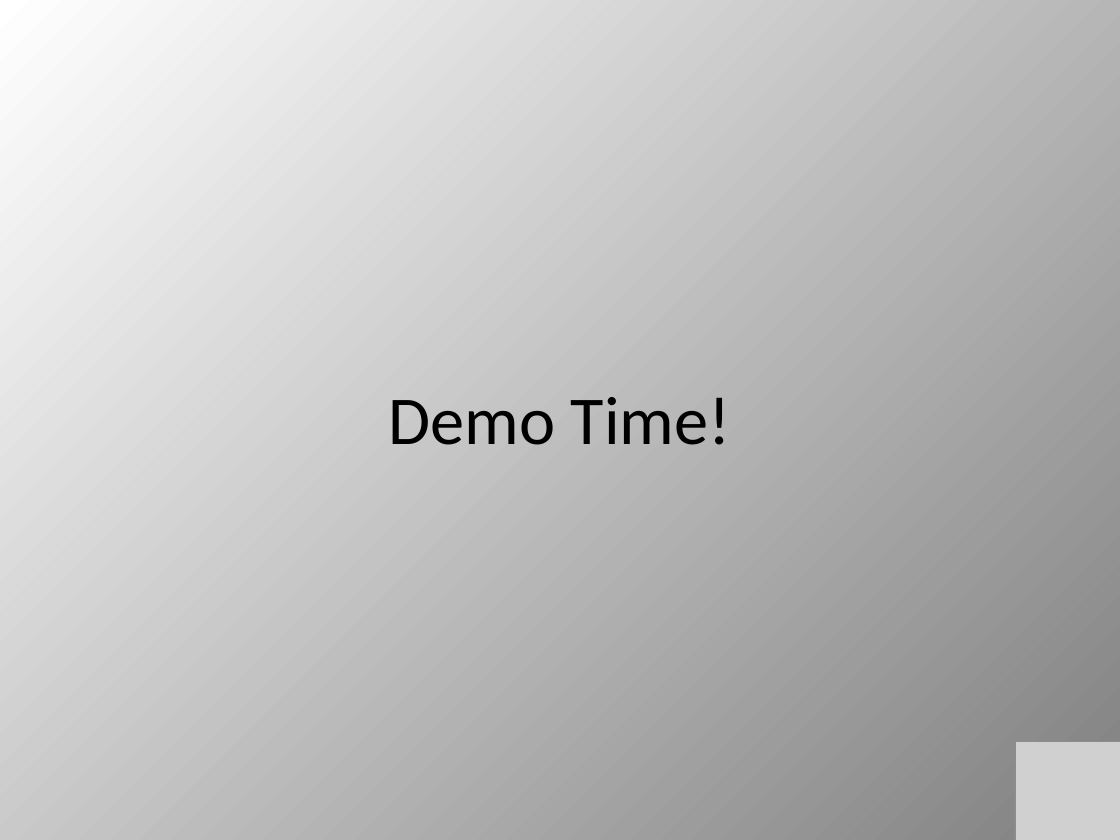
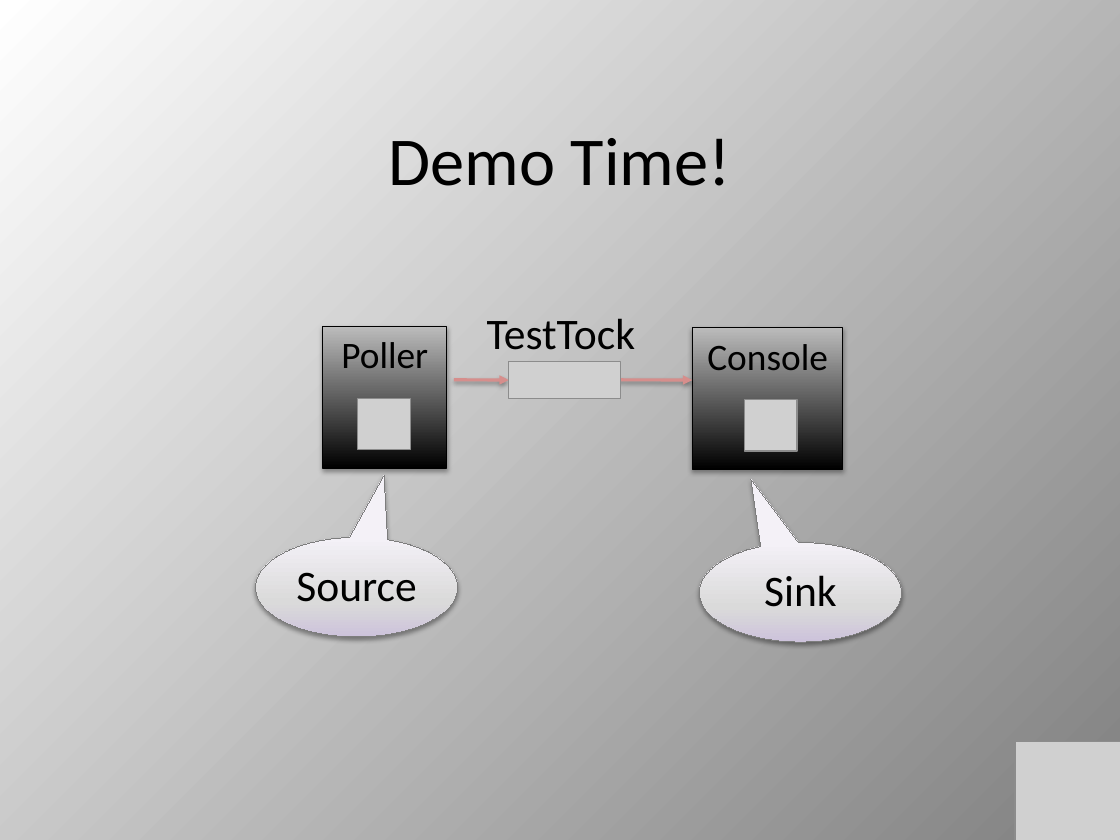
Before and after one commit to cppwfs/dataflowprimer, a slide deck: slide 7 of DataFlow1.pptx. Drawn at 1120x840 pixels with LibreOffice and Linux fonts; fonts in the diff are those of the drawing; grey boxes stand for pictures. Boxes give left, top, right and bottom in pixels: in the first picture for what was removed or moved away, otherwise in the second. Text is boxed around its words. In the diff, an @@ line names an element or a change of style, - is before the commit and + after.

Commit message:
Updated Presentation

```diff
--- a/DataFlow1.pptx
+++ b/DataFlow1.pptx
@@ title "Demo Time!": place and size @@
-title "Demo Time!" at [389,397,731,445]
+title "Demo Time!" at [389,138,731,186]
@@ rectangle added at [323,326,447,468], fill gradient #000000 to #BDBDBD, outline #000000 0.75 pt, 24 pt, text #000000 @@
+Poller
@@ text added at [487,318,636,350], 28 pt, text #000000 @@
+TestTock
@@ rectangle added at [692,327,842,469], fill gradient #000000 to #BDBDBD, outline #000000 0.75 pt, 24 pt, text #000000 @@
+Console
@@ arrow added from (454, 380) to (508, 380), #D68E8C 2 pt @@
@@ picture added at [508,362,620,399] @@
@@ arrow added from (600, 380) to (692, 380), #D68E8C 2 pt @@
@@ picture added at [357,399,410,450] @@
@@ picture added at [744,400,796,451] @@
@@ speech bubble added at [255,538,458,637], fill gradient #CDC3DB to #DADADA to #F4F1F7, outline #7D7D7D 0.75 pt, 28 pt, text #000000 @@
+Source
@@ speech bubble added at [699,542,902,642], fill gradient #CDC3DB to #DADADA to #F4F1F7, outline #7D7D7D 0.75 pt, 28 pt, text #000000 @@
+Sink
```
Also in this commit, not shown: 2 other slides changed.
